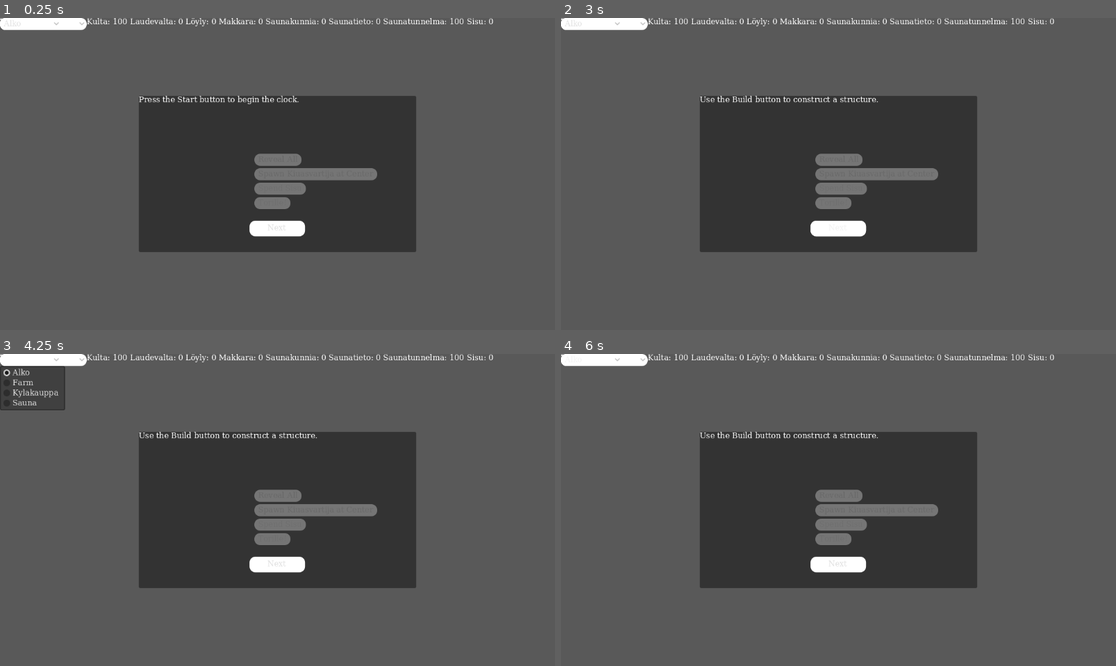
Above: before the commit, frames 1-4 (two rows, left to right).
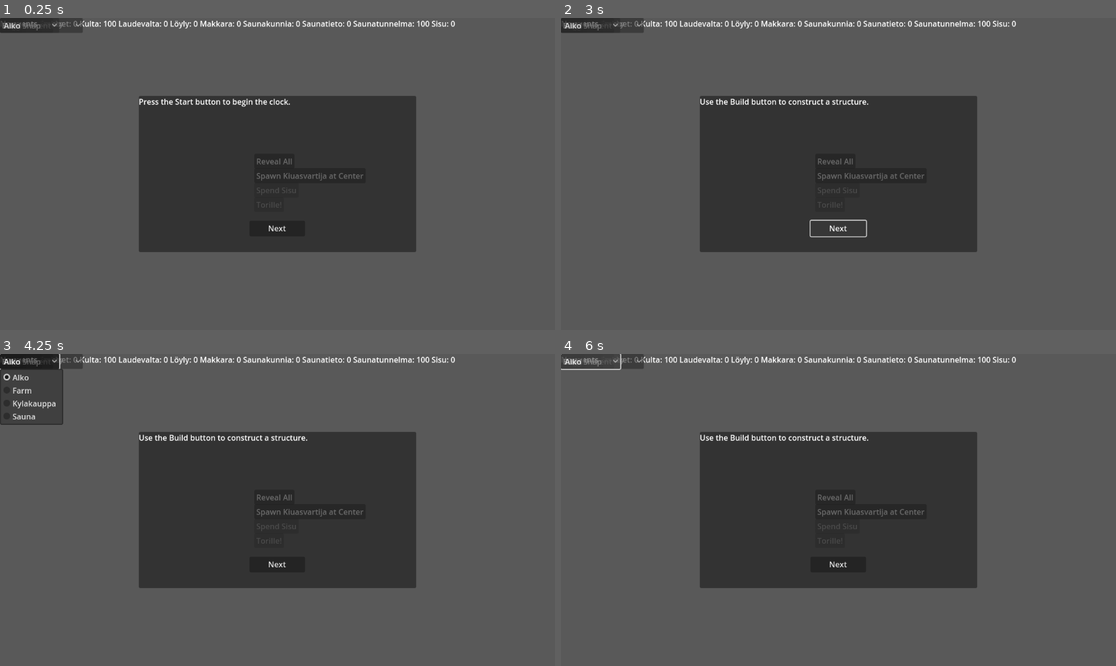
Above: after the commit, the same moments.

Repository: wasab1kastike/finsim_AA-club
Game: Godot game, scene res://scenes/ui/Main.tscn
The game is run twice, just before and just after one commit, with the same random seed, the same clock (stepped at 60 frames per second) and the same inputs.
Inputs (mouse positions are in pixels of both pictures, inside the frame that each line leads up to):
- Up to frame 1 (0.25 s): no input
- Up to frame 2 (3 s): click "Start" at 0.5 s; click "Start" at 1.25 s; click "Next" at 2 s; click "Next" at 2.75 s
- Up to frame 3 (4.25 s): click "Use Policy" at 3.5 s
- Up to frame 4 (6 s): click (566, 360) at 4.25 s; click "Trigger Event" at 5 s; click "Cold Snap" at 5.75 s

The runs differ from the first frame. In frame 1, 4.4% of the frame differs, in the area x 0-89%, y 0-71%; in frame 2, 4.5%; in frame 3, 5.2%; in frame 4, 4.4%.
Error in both runs: Invalid assignment of property or key 'modulate' with value of type 'Color' on a base object of type 'TileSetAtlasSource'. (res://scripts/world/FogMap.gd:49)

Commit message:
Add theme setup autoload with palette and font

Diff:
--- a/project.godot
+++ b/project.godot
@@ -20,10 +20,7 @@
 GameClock="*res://autoload/GameClock.gd"
 RNG="*res://autoload/RNG.gd"
 EventManager="*res://autoload/EventManager.gd"
-
-[gui]
-
-theme/custom="res://resources/Theme.tres"
+ThemeSetup="*res://ui/theme_setup.gd"
 
 [script_classes]
 
--- /dev/null
+++ b/styles/palette.gd
@@ -0,0 +1,6 @@
+class_name Palette
+
+const BG := Color("#1e1e2e")
+const FG := Color("#cdd6f4")
+const ACCENT := Color("#89b4fa")
+const WARN := Color("#f38ba8")
--- /dev/null
+++ b/ui/theme_setup.gd
@@ -0,0 +1,28 @@
+extends Node
+
+const Palette = preload("res://styles/palette.gd")
+
+func _ready() -> void:
+    var theme := Theme.new()
+    var font: FontFile = load("res://fonts/Inter-Regular.ttf")
+    theme.default_font = font
+    theme.default_font_size = 18
+
+    theme.set_color("font_color", "Label", Palette.FG)
+    theme.set_color("font_color", "Button", Palette.FG)
+    theme.set_color("font_hover_color", "Button", Palette.ACCENT)
+    theme.set_color("font_pressed_color", "Button", Palette.ACCENT)
+
+    theme.set_constant("separation", "HBoxContainer", 8)
+    theme.set_constant("separation", "VBoxContainer", 8)
+
+    var panel := StyleBoxFlat.new()
+    panel.bg_color = Palette.BG
+    panel.corner_radius_top_left = 12
+    panel.corner_radius_top_right = 12
+    panel.corner_radius_bottom_left = 12
+    panel.corner_radius_bottom_right = 12
+    theme.set_stylebox("panel", "Panel", panel)
+    theme.set_stylebox("panel", "PanelContainer", panel)
+
+    get_tree().root.theme = theme
Binary file added: fonts/Inter-Regular.ttf
